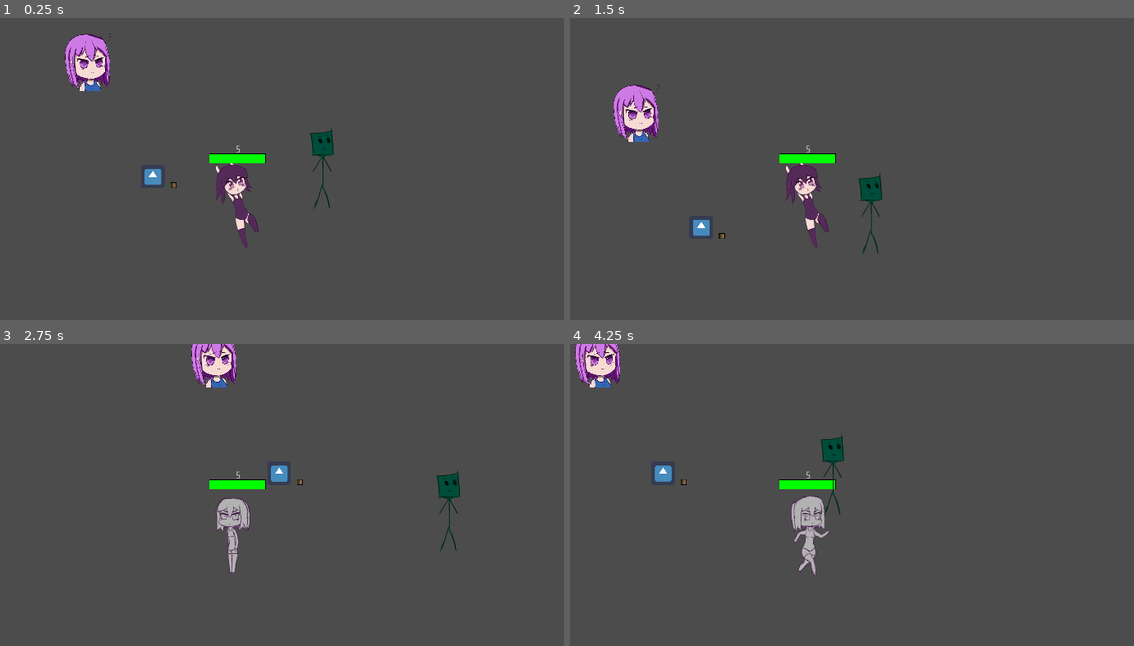
Above: before the commit, frames 1-4 (two rows, left to right).
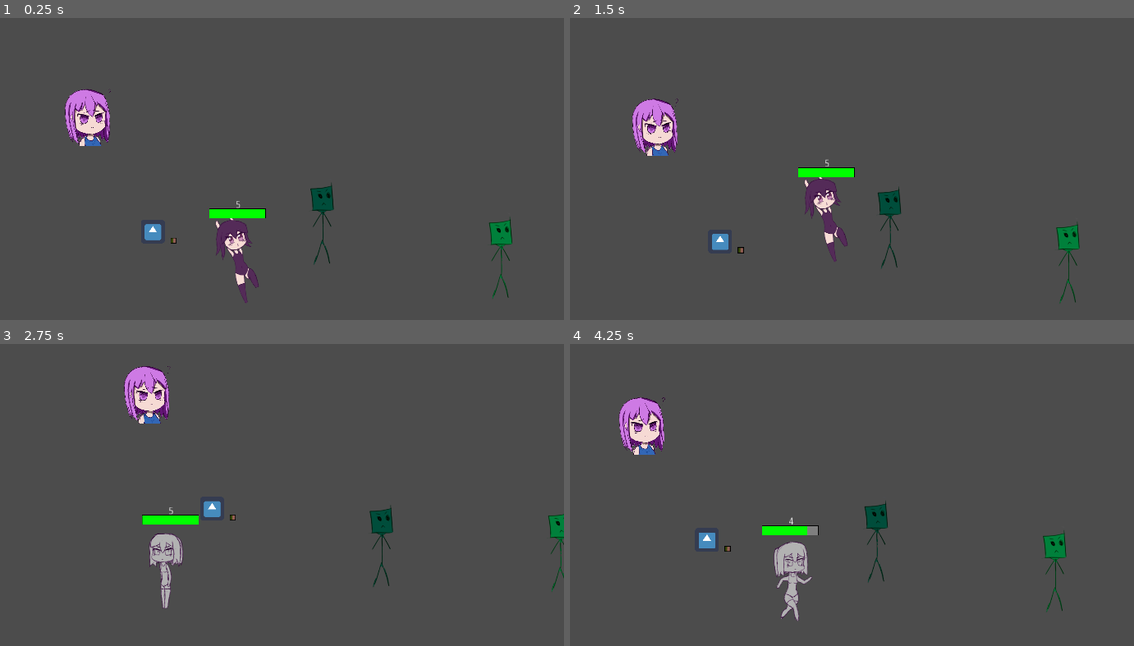
Above: after the commit, the same moments.

Repository: BeatMil/Mugi-again
Game: Godot game, scene res://scene/stage01.tscn
The game is run twice, just before and just after one commit, with the same random seed, the same clock (stepped at 60 frames per second) and the same inputs. The engine's default icon, where the game draws it, is replaced by a stand-in: a white triangle on a blue panel in a dark square.
Inputs:
- Up to frame 1 (0.25 s): no input
- Up to frame 2 (1.5 s): tap Enter (ui_accept) at 0.5, 0.77 s; hold R 0.53-1.28 s; hold Right (ui_right) from 0.53 s (still down); tap R at 1.35 s
- Up to frame 3 (2.75 s): tap Enter (ui_accept) at 1.52 s; release Right (ui_right) at 2.03 s; hold Left (ui_left) from 2.03 s (still down); hold R from 2.03 s (still down)
- Up to frame 4 (4.25 s): release Left (ui_left) at 2.78 s; release R at 2.78 s; hold Right (ui_right) from 2.78 s (still down); tap R at 2.85 s; tap Enter (ui_accept) at 3.02, 3.77 s; hold R from 3.53 s (still down)

The runs differ from the first frame. In frame 1, 6.2% of the frame differs, in the area x 11-91%, y 5-95%; in frame 2, 5.3%; in frame 3, 5.8%; in frame 4, 6.0%.
Error before the commit: Trying to assign value of type 'Nil' to a variable of type 'String'. (res://script/Player.gd:155)

Commit message:
added state IDLE AIR RECOVERY (not fully work yet)

Diff:
--- a/prefab/Player.tscn
+++ b/prefab/Player.tscn
@@ -464,5 +464,9 @@
 
 [node name="Timer" type="Timer" parent="."]
 wait_time = 0.8
+
+[node name="Recovery-timer" type="Timer" parent="."]
+wait_time = 0.2
 [connection signal="body_entered" from="Stand" to="." method="_on_Area2D_body_entered"]
 [connection signal="timeout" from="Timer" to="." method="_on_Timer_timeout"]
+[connection signal="timeout" from="Recovery-timer" to="." method="_on_Recovery_timeout"]
--- a/scene/stage01.tscn
+++ b/scene/stage01.tscn
@@ -29,6 +29,8 @@
 current = true
 zoom = Vector2( 1.3, 1.3 )
 drag_margin_h_enabled = false
+smoothing_enabled = true
+smoothing_speed = 2.0
 drag_margin_top = 0.5
 
 [node name="Ground" type="StaticBody2D" parent="."]
@@ -46,7 +48,6 @@
 disabled = true
 
 [node name="PaperMask" parent="." instance=ExtResource( 4 )]
-visible = false
 position = Vector2( 1181.38, 439.616 )
 
 [node name="AudioBlock" type="AudioStreamPlayer" parent="."]
@@ -68,3 +69,4 @@
 [node name="PaperMask02" parent="." instance=ExtResource( 9 )]
 position = Vector2( 720, 352 )
 [connection signal="dead" from="Player" to="AudioBlock" method="_on_Player_dead"]
+[connection signal="state_change" from="Player" to="Player" method="_on_Player_state_change"]
--- a/script/Hadoken.gd
+++ b/script/Hadoken.gd
@@ -14,6 +14,7 @@
 	# print("parent of %s is %s" % [$".".name, $".."/Player.direction])
 
 	$".".set_meta("type", "fireball") # set this node tag to enemy
+	add_to_group("attack")
 	pass # Replace with function body.
 
 func _process(delta):
--- a/script/PaperMask.gd
+++ b/script/PaperMask.gd
@@ -8,6 +8,7 @@
 
 func _ready():
 	get_node(".").set_meta("type", "enemy") # set this node tag to enemy
+	add_to_group("enemy")
 	direction = -1
 
 
@@ -22,7 +23,8 @@
 
 
 func _on_Area2D_area_entered(area):
-	if area.get_meta("type") == "fireball":
+	# if area.get_meta("type") == "fireball":
+	if area.is_in_group("attack"):
 		area.queue_free()
 		queue_free()
 	pass # Replace with function body.
--- a/script/Player.gd
+++ b/script/Player.gd
@@ -7,7 +7,12 @@
 #     STATE_PATROL = 1,
 #     STATE_ATTACK = 2
 # }
-
+var state = IDLE
+enum {
+	IDLE,
+	AIR,
+	RECOVERY
+}
 # Configuration
 var gravity = 90
 var ground = Vector2(0,-1)
@@ -20,7 +25,7 @@
 var direction = 1 	# 1 = facing right
 
 signal dead
-
+signal state_change
 
 #Cache
 const FIREBALL = preload("res://prefab/Hadoken.tscn")
@@ -30,6 +35,7 @@
 onready var area = get_node('Stand')
 onready var health_bar = $"."/HealthBar
 onready var timer = $"Timer"
+onready var recover_timer = $"Recovery-timer"
 
 # area2D collision changer
 var stand_collision_position = Vector2()
@@ -50,11 +56,13 @@
 	crouch_collision_position = Vector2(area.get_position().x, 80)
 	stand_collision_scale = Vector2(1,1)
 	crouch_collision_scale = Vector2(1,0.5)
+	print("state: %s" % state)
 
 	pass
 func _physics_process(delta):
+	# print("state: %s" % state)
 	if !is_dead:
-		if !is_attacking:
+		if !is_attacking and state != RECOVERY:
 			Gravity()
 			Move()
 			Jump()
@@ -62,6 +70,8 @@
 			velocity = move_and_slide(velocity,ground)
 			attack()
 			dead_check()
+		elif state == RECOVERY:
+			recovery_from_enemy()
 	else:
 		dead()
 
@@ -83,6 +93,7 @@
 	else:
 		velocity.x = 0
 		anim.play("idle")
+		state = IDLE
 
 func Jump():
 
@@ -96,6 +107,7 @@
 		anim.play("jump")
 		if is_falling():
 			anim.play('falling')
+		state = AIR
 
 
 func Crouch():
@@ -121,11 +133,9 @@
 		$"..".add_child(fireball)
 		anim.play("attack01")
 
-
-
-
-
-
+func recovery_from_enemy():
+	velocity = Vector2(300 * -direction,-800)
+	velocity = move_and_slide(velocity, ground)
 
 func Gravity():
 	velocity.y += gravity
@@ -152,10 +162,12 @@
 		return false
 
 func _on_Area2D_body_entered(body):
-	var tag : String = body.get_meta('type')
-	if 'enemy' == tag:
+	# var tag : String = body.get_meta('type')
+	if body.is_in_group("enemy"):
 		health_bar.health_decrease(1)
-		move_and_slide(Vector2(20000 * -direction,-10000), ground)
+		velocity = move_and_slide(Vector2(9000 * -direction,-1000), ground)
+		state = RECOVERY
+		recover_timer.start()
 	elif body.is_in_group("enemy"):
 		print(body.get_node(".").name)
 
@@ -167,3 +179,14 @@
 func _on_Timer_timeout():
 	is_attacking = false
 	pass # Replace with function body.
+
+func change_state(state):
+	state = state
+	emit_signal("state_change")
+
+func _on_Player_state_change():
+	print("state: %s" % state)
+
+
+func _on_Recovery_timeout():
+	state = IDLE
